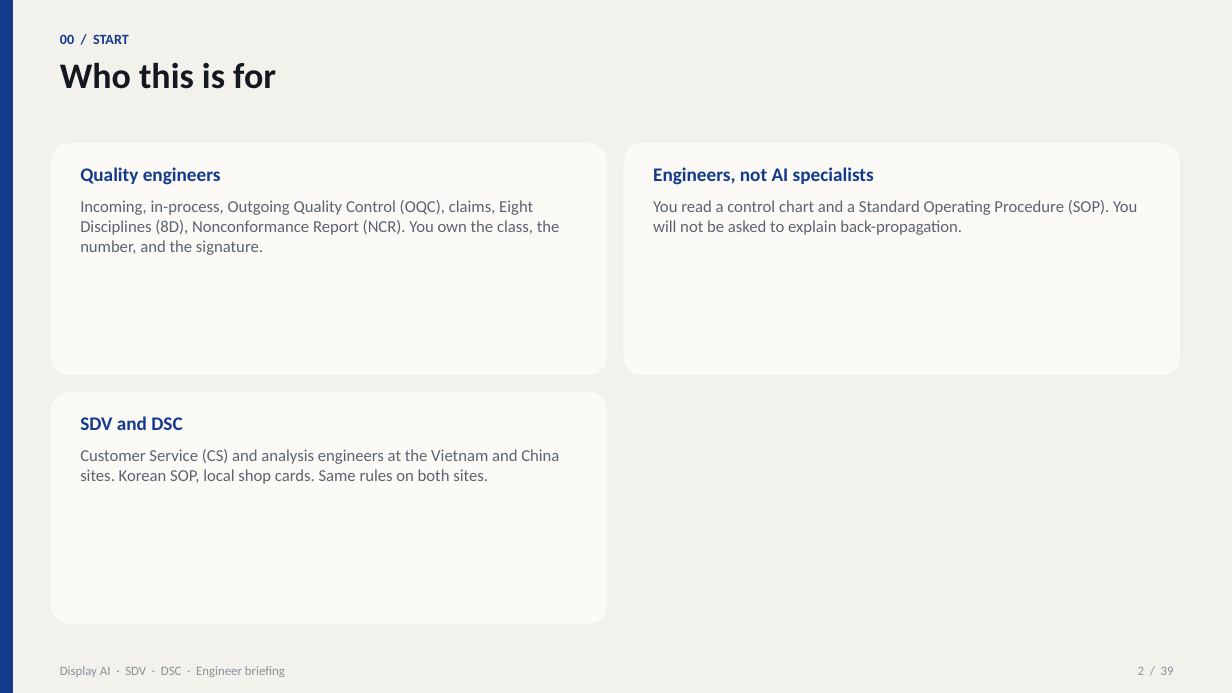
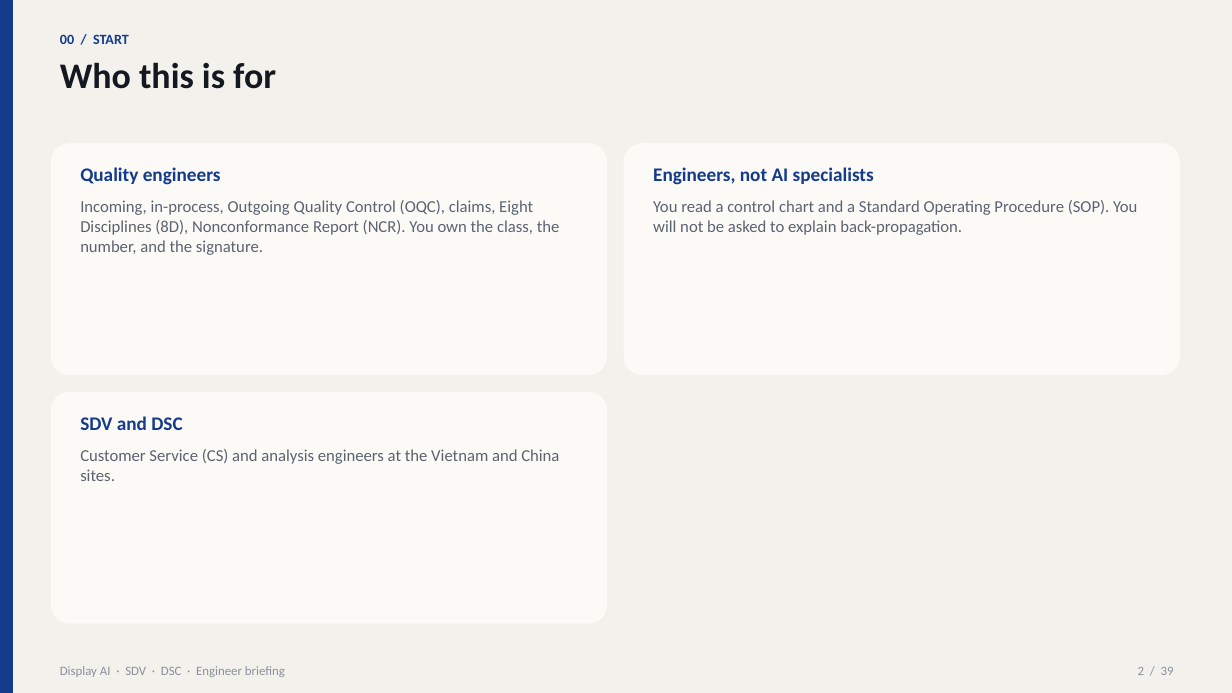
Before and after one commit to beyondlatent/welcome, a slide deck: slide 2 of Display-AI-Briefing-SDV-DSC.pptx. Drawn at 1232x693 pixels with LibreOffice and Linux fonts; fonts in the diff are those of the drawing. Boxes give left, top, right and bottom in pixels: in the first picture for what was removed or moved away, otherwise in the second. Text is boxed around its words. In the diff, an @@ line names an element or a change of style, - is before the commit and + after.

```diff
--- a/Display-AI-Briefing-SDV-DSC.pptx
+++ b/Display-AI-Briefing-SDV-DSC.pptx
@@ text at (x1=80, y1=449, x2=559, y2=481): text changed @@
-Customer Service (CS) and analysis engineers at the Vietnam and China sites. Korean SOP, local shop cards. Same rules on both sites.
+Customer Service (CS) and analysis engineers at the Vietnam and China sites.
```
Also in this commit, not shown: 1 other slide changed, 2 other files.
